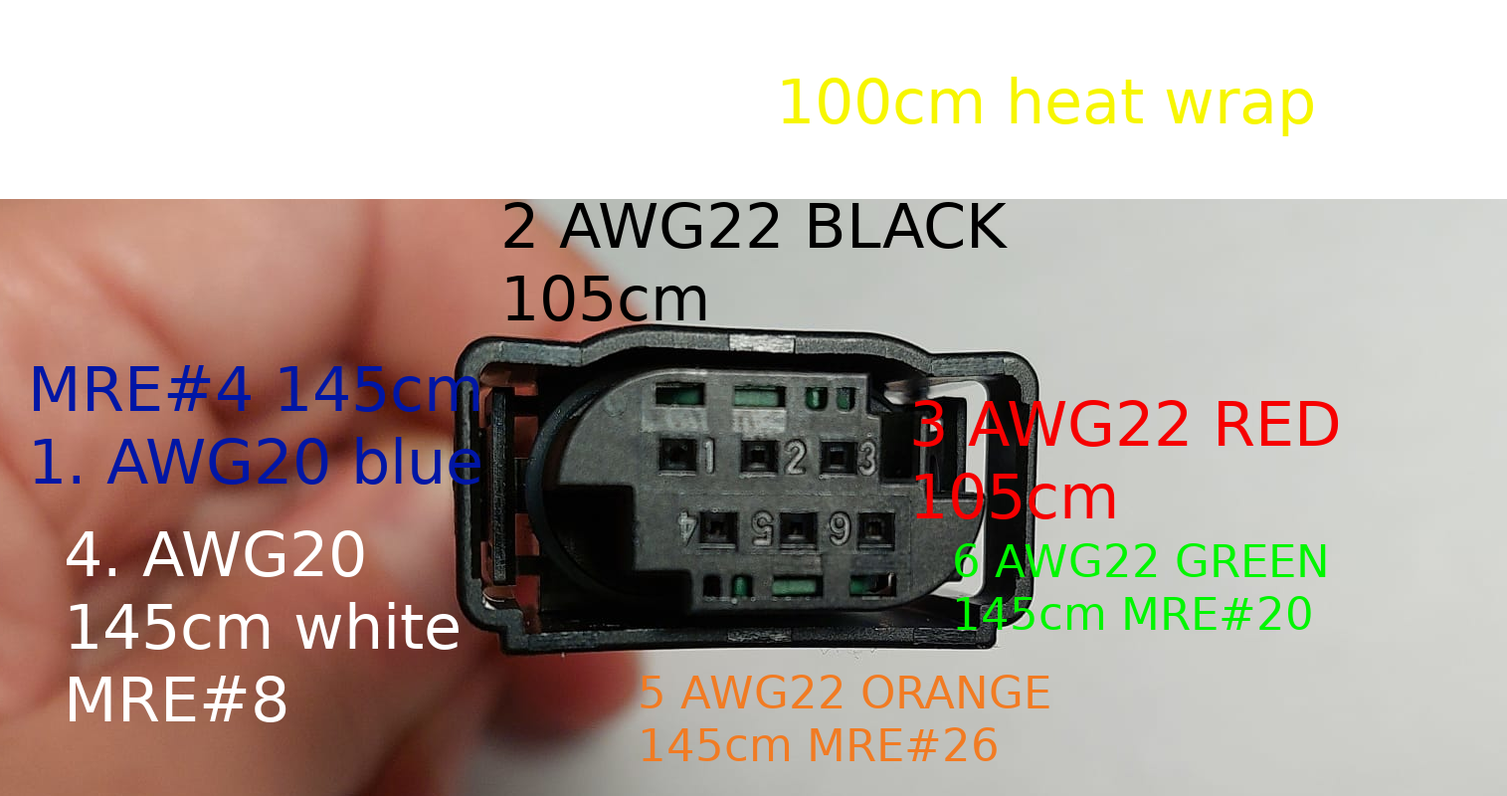
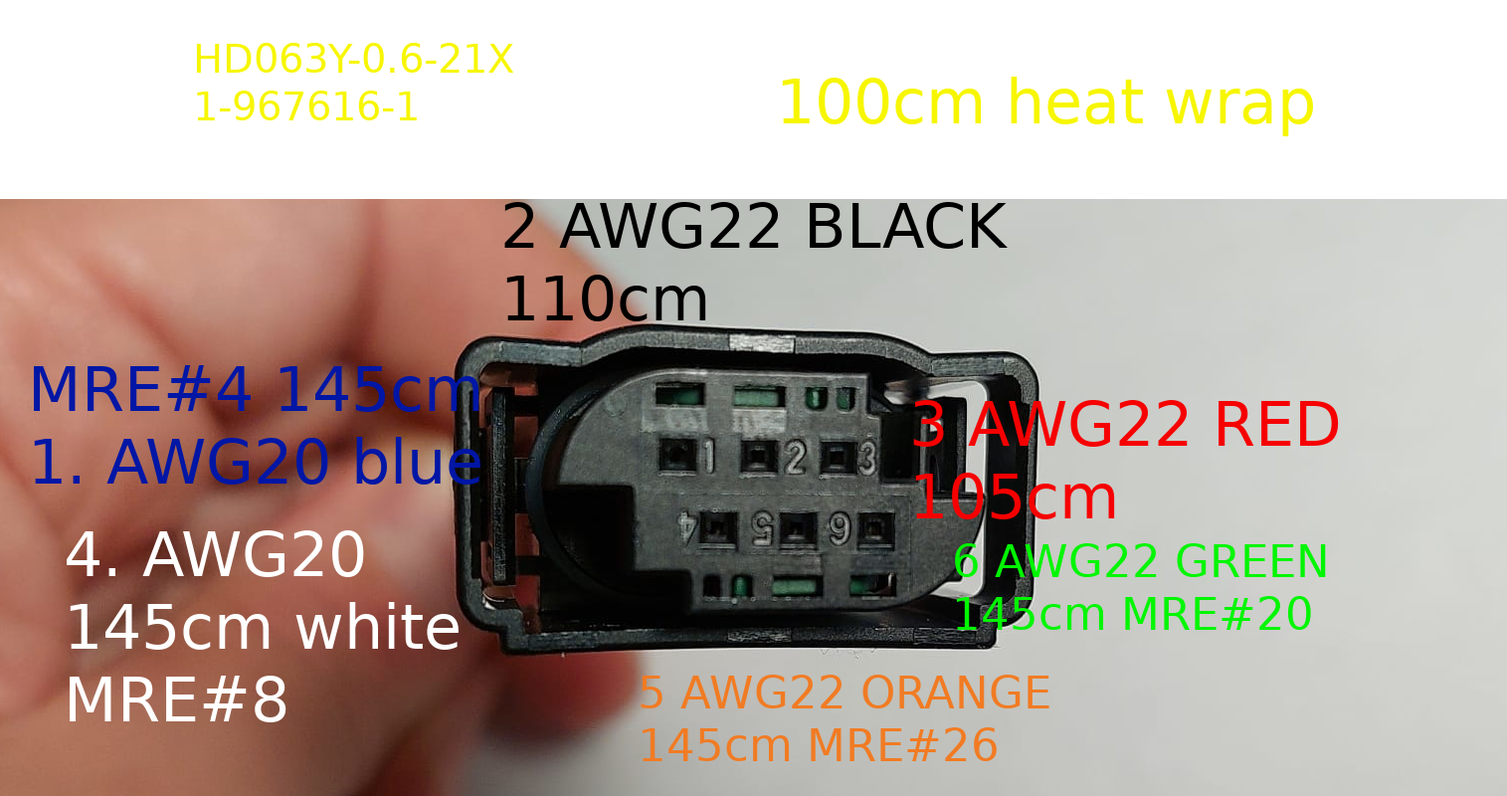
Before/after of a 1507 × 796 layered artwork. What changed in the layer stack:
painted on "HD063Y-0.6-21X ..." over [196,42,515,121]
painted on "2 AWG22 BLACK ..." over [543,274,614,322]
